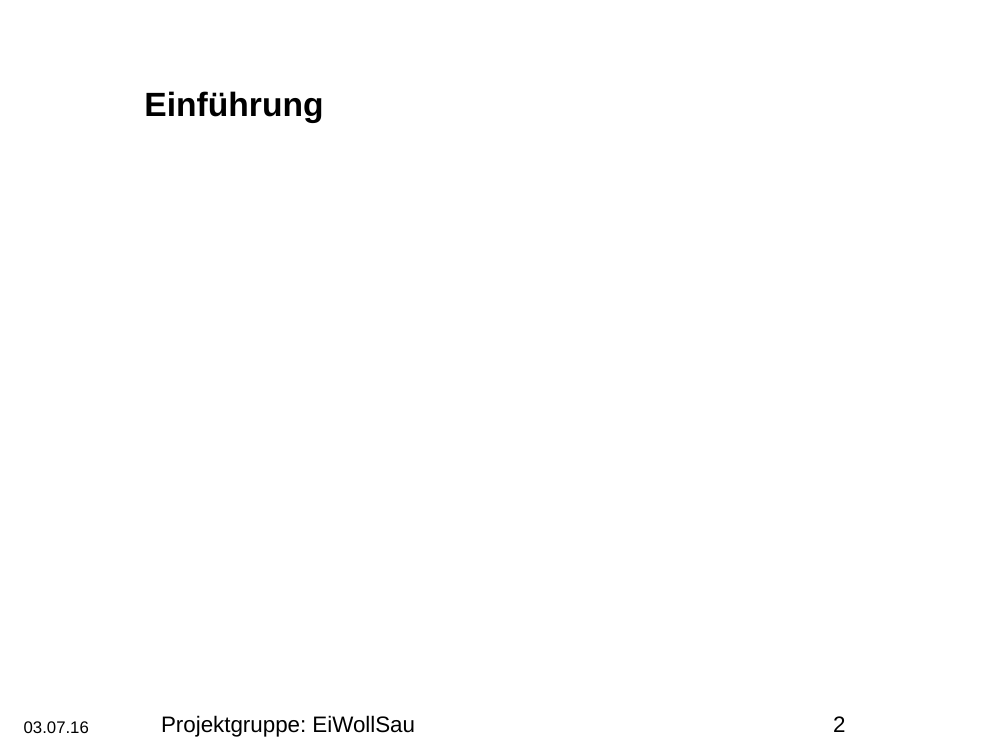
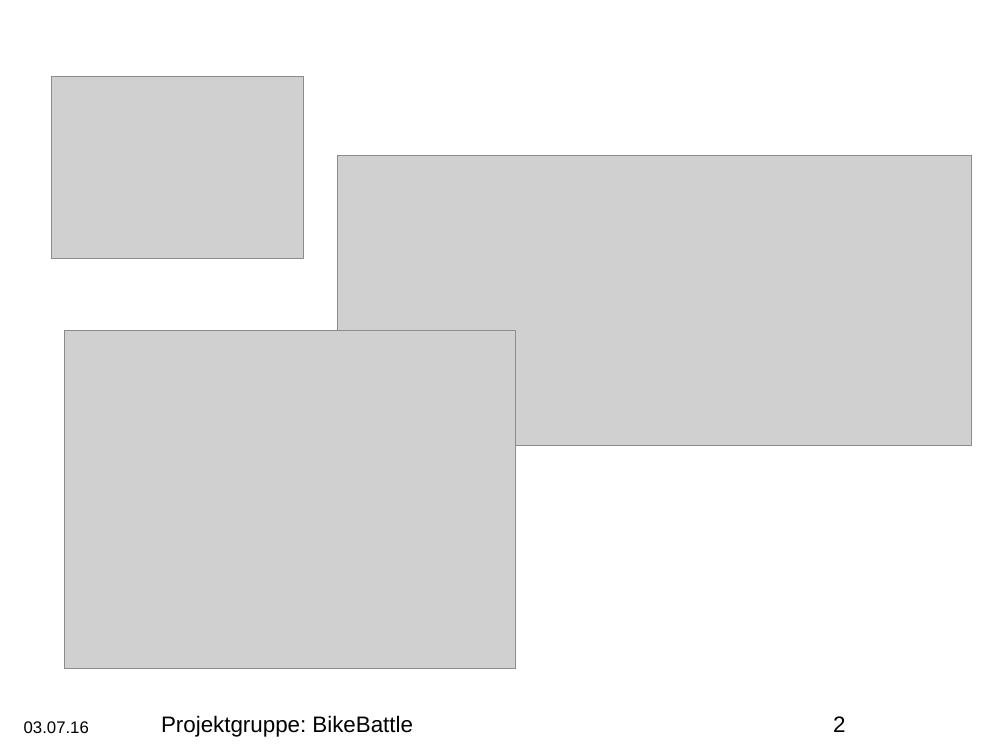
Before and after one commit to darenegade/BikeBattle, a slide deck: slide 2 of Abschlusspraesentation_bikebattle.pptm. Drawn at 1008x756 pixels with LibreOffice and Linux fonts; fonts in the diff are those of the drawing; grey boxes stand for pictures; background and template pictures are left out. Boxes give left, top, right and bottom in pixels: in the first picture for what was removed or moved away, otherwise in the second. Text is boxed around its words. In the diff, an @@ line names an element or a change of style, - is before the commit and + after.

```diff
--- a/Abschlusspraesentation_bikebattle.pptm
+++ b/Abschlusspraesentation_bikebattle.pptm
@@ picture added at [51,77,303,259] @@
@@ title removed at [144,91,323,123] @@
-Einführung
@@ picture added at [338,156,972,447] @@
@@ picture added at [65,331,516,669] @@
@@ text at [161,715,413,737]: text changed @@
-Projektgruppe: EiWollSau
+Projektgruppe: BikeBattle
```
Also in this commit, not shown: 5 other slides changed, 4 slides added.
